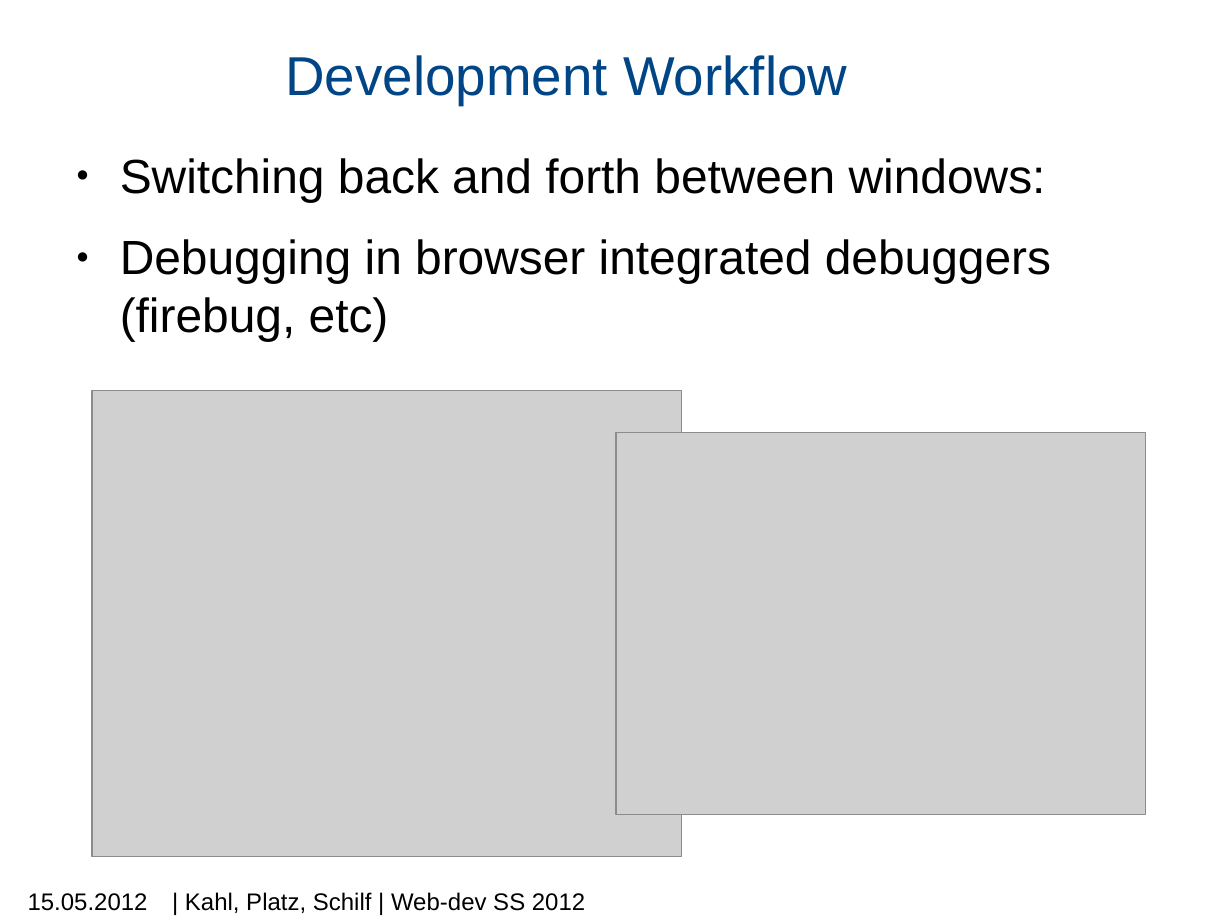
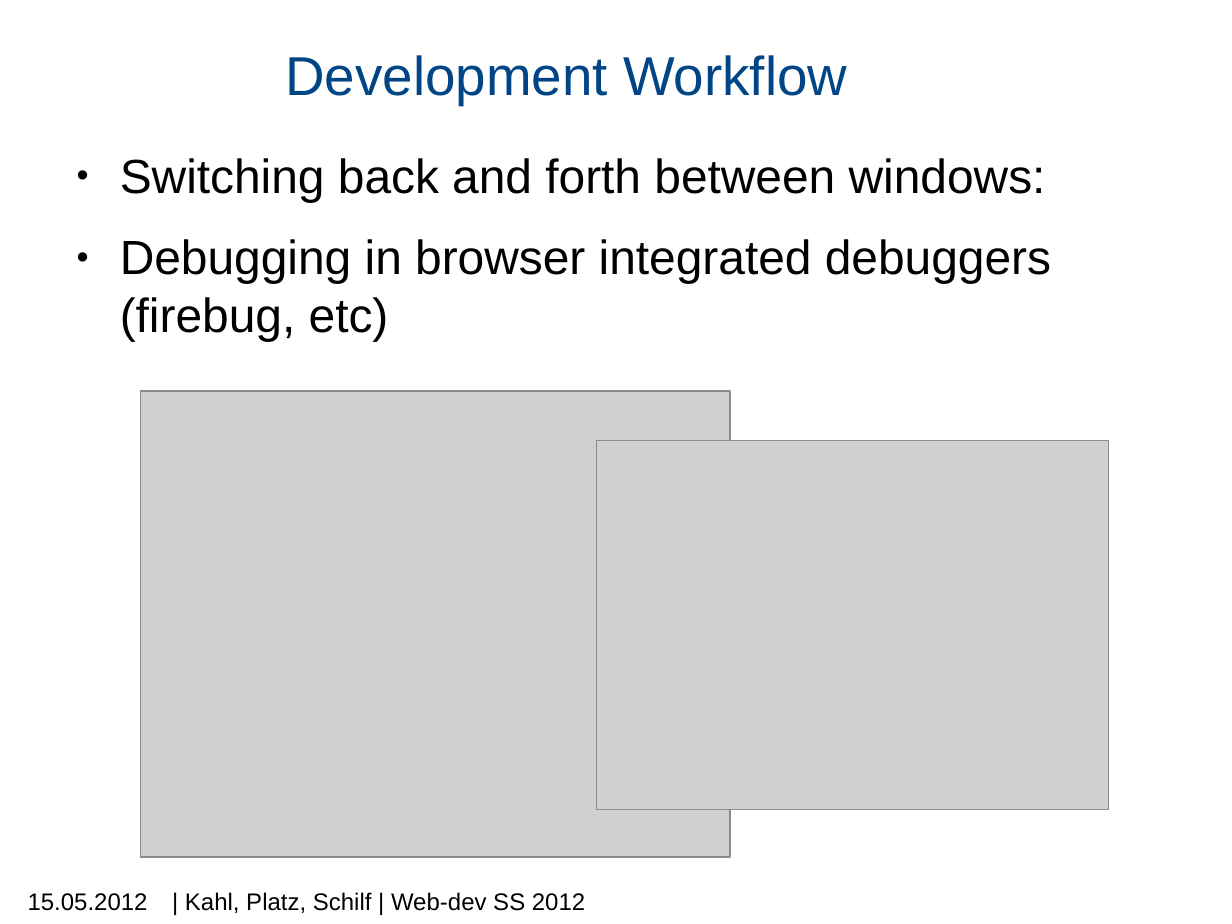
Before and after one commit to machisuji/webdev-spm, a slide deck: slide 4 of seminar/presentation/mps.pptx. Drawn at 1232x924 pixels with LibreOffice and Linux fonts; fonts in the diff are those of the drawing; grey boxes stand for pictures; background and template pictures are left out. Boxes give left, top, right and bottom in pixels: in the first picture for what was removed or moved away, otherwise in the second. Text is boxed around its words. In the diff, an @@ line names an element or a change of style, - is before the commit and + after.

Commit message:
update pics

```diff
--- a/seminar/presentation/mps.pptx
+++ b/seminar/presentation/mps.pptx
@@ picture: place and size @@
-picture at <box>92,391,681,856</box>
+picture at <box>140,391,729,856</box>
@@ picture: place and size @@
-picture at <box>616,432,1146,814</box>
+picture at <box>596,441,1109,811</box>
```
